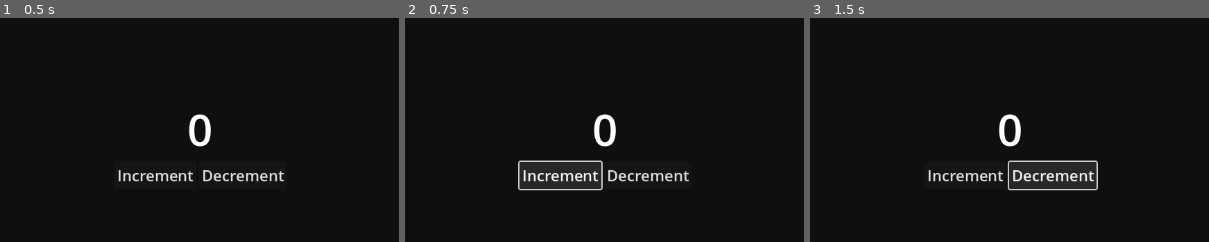
Above: before the commit, frames 1-3 (left to right).
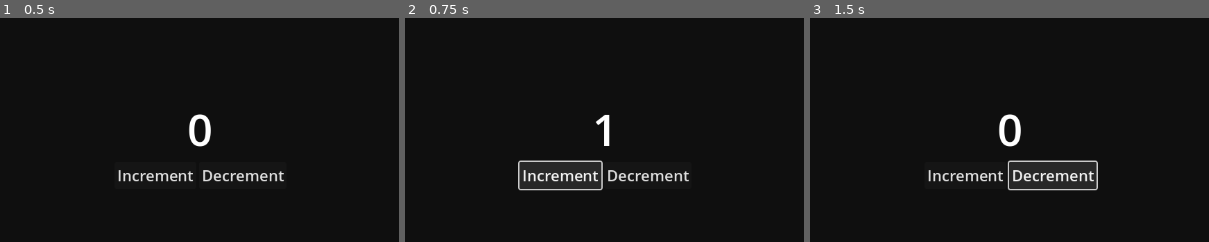
Above: after the commit, the same moments.

Repository: jcmljunior/godot-redux
Game: Godot game, scene res://features/counter/scenes/counter.tscn
The game is run twice, just before and just after one commit, with the same random seed, the same clock (stepped at 60 frames per second) and the same inputs.
Inputs:
- Up to frame 1 (0.5 s): no input
- Up to frame 2 (0.75 s): click "Increment" at 0.5 s
- Up to frame 3 (1.5 s): click "Decrement" at 1.25 s
The pictures show only the part of the screen within x 25-75%, y 26-76%; the shares and areas given below are measured in that part.

Frame 1 is identical in both runs. In frame 2, 0.5% of the frame differs, in the area x 47-53%, y 42-58%; in frame 3, nothing differs.
Error before the commit: Parse Error: Identifier "CounterReducer" not declared in the current scope. (res://features/counter/scripts/counter.gd:10)

Commit message:
configurações de projeto

Diff:
--- a/project.godot
+++ b/project.godot
@@ -21,14 +21,9 @@
 Store="*res://features/store/scripts/store.gd"
 CounterConstants="*res://features/counter/constants/counter_constants.gd"
 CounterActions="*res://features/counter/actions/counter_actions.gd"
-CounterReducers="*res://features/counter/reducers/counter_reducer.gd"
+CounterReducer="*res://features/counter/reducers/counter_reducer.gd"
 CounterMiddlewares="*res://features/counter/middlewares/counter_middlewares.gd"
-PlayerConstants="*res://features/player/constants/player_constants.gd"
-PlayerActions="*res://features/player/actions/player_actions.gd"
-PlayerReducers="*res://features/player/reducers/player_reducers.gd"
-PlayerMiddlewares="*res://features/player/middlewares/player_middlewares.gd"
-PlayerUtils="*res://features/player/scripts/player_utils.gd"
 
 [editor_plugins]
 
-enabled=PackedStringArray("res://addons/gut/plugin.cfg")
+enabled=PackedStringArray("res://addons/format_on_save/plugin.cfg", "res://addons/gut/plugin.cfg")
Not shown, changed: .gut_editor_config.json
